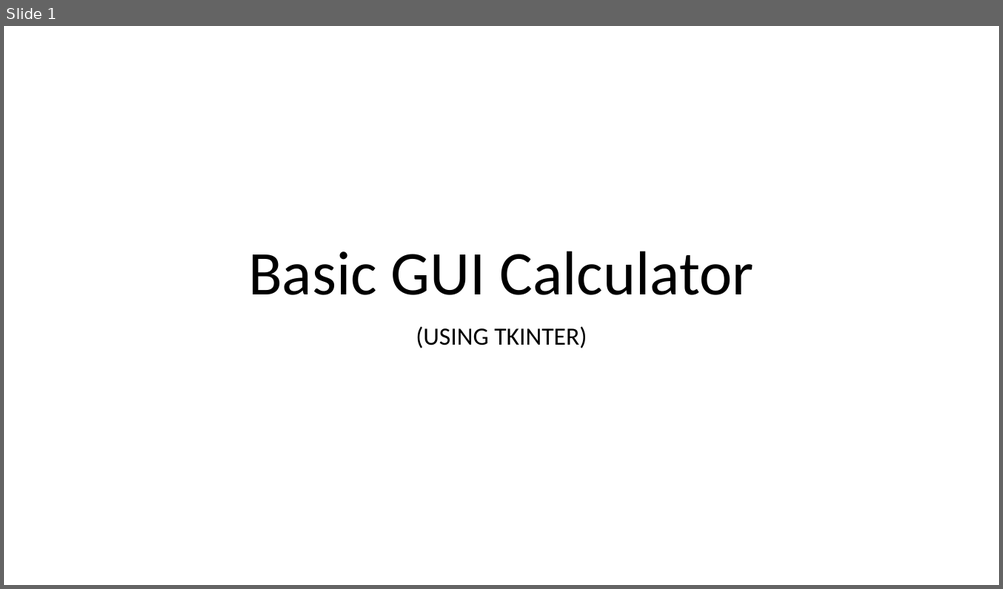
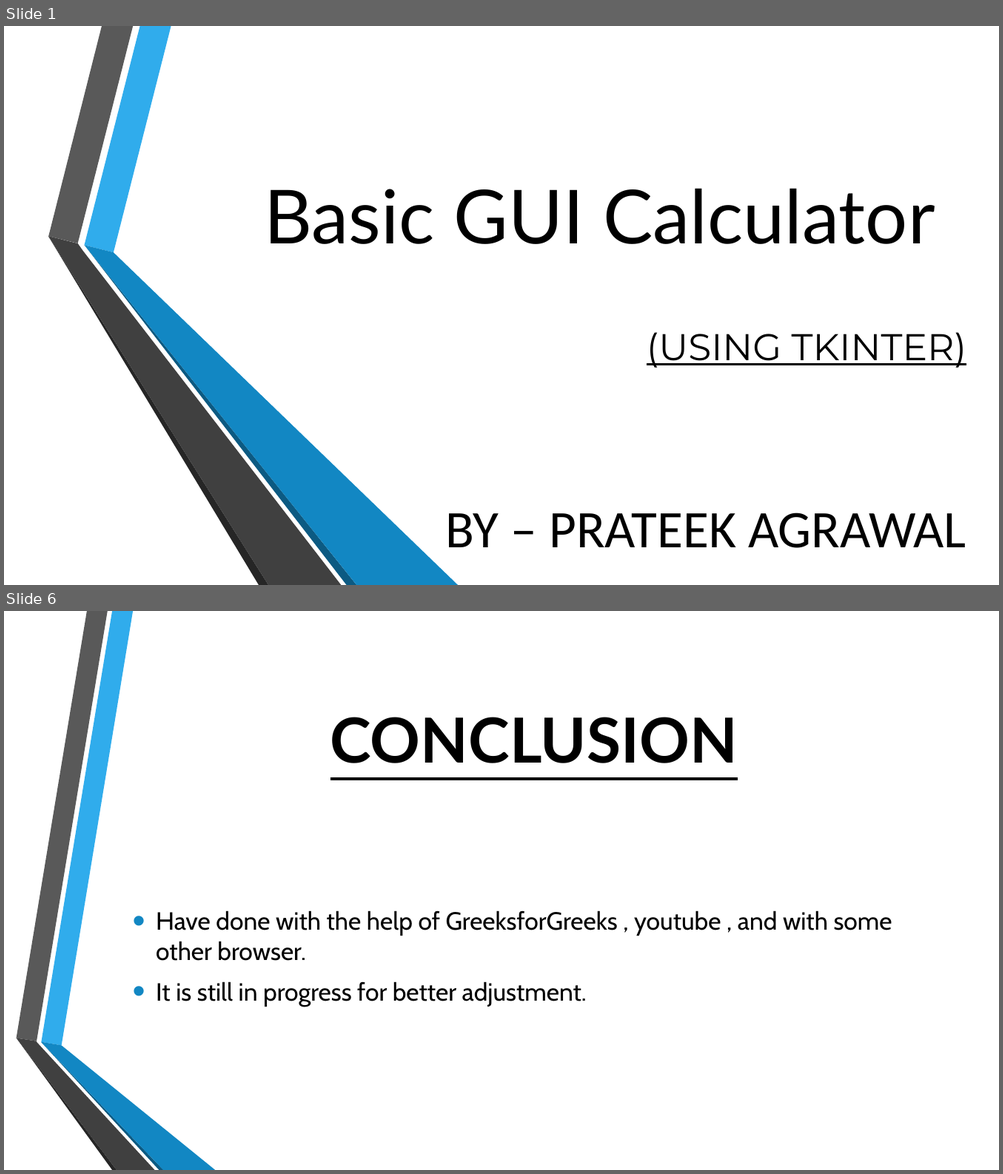
Before and after one commit to prateek3699/Project-1, a slide deck: Calculator.pptx. Shown one above the other, each under a label of ours: slide 1 before the commit, slides 1 and 6 after it; the slides between them are not shown. The pictures are 1003x589 and 1003x1174 pixels, drawn with LibreOffice and Linux fonts; fonts in the diff are those of the drawing; background and template pictures are left out. Boxes give left, top, right and bottom in pixels: in the first picture for what was removed or moved away, otherwise in the second. Text is boxed around its words. In the diff, an @@ line names an element or a change of style, - is before the commit and + after.

```diff
--- a/Calculator.pptx
+++ b/Calculator.pptx
@@ slide 6 added at (4, 611, 999, 1170), background picture (left out) @@
@@ title added at (330, 717, 737, 763), 60 pt, text #000000, bold, underline @@
+CONCLUSION
@@ text added at (156, 911, 892, 1007), 24 pt, text #000000 @@
+• Have done with the help of GreeksforGreeks , youtube , and with some other browser.
+• It is still in progress for better adjustment.
@@ group added at (16, 611, 215, 1170): 6 freeform shapes @@
@@ slide 1 changed as well @@
@@ title "Basic GUI Calculator": place and size @@
-title "Basic GUI Calculator" at (248, 251, 754, 295)
+title "Basic GUI Calculator" at (264, 188, 934, 244)
@@ title "Basic GUI Calculator" at (264, 188, 934, 244): size 60 to 72 pt, font Calibri to Lato; alignment centre to right; line spacing 0.9 to 1 @@
@@ group added at (48, 26, 458, 585): 6 freeform shapes @@
@@ subtitle "(USING TKINTER)": place and size @@
-subtitle "(USING TKINTER)" at (415, 326, 586, 349)
+subtitle "(USING TKINTER)" at (446, 332, 967, 548)
@@ subtitle at (646, 332, 967, 368): size 24 to 36 pt, font Calibri to Montserrat, underline on in "(USING TKINTER)"; alignment centre to right; line spacing 0.9 to 1; more space between paragraphs @@
@@ subtitle at (446, 513, 965, 548): paragraph added @@
+BY – PRATEEK AGRAWAL
```
Also in this commit, not shown: 5 other slides added, 1 other file.
